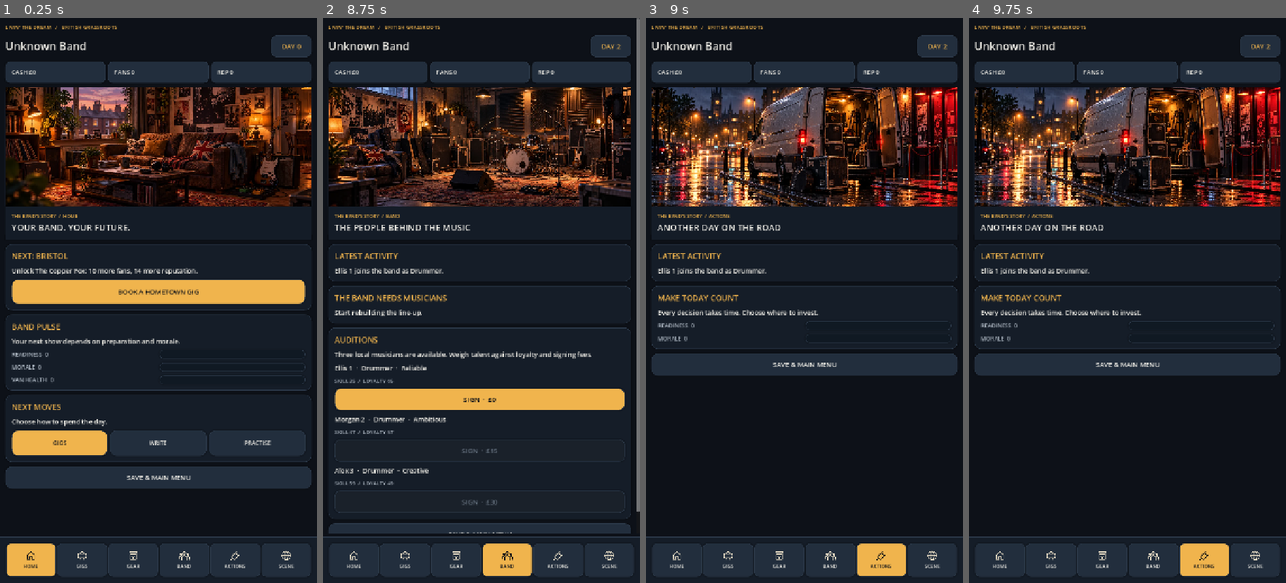
Above: before the commit, frames 1-4 (left to right).
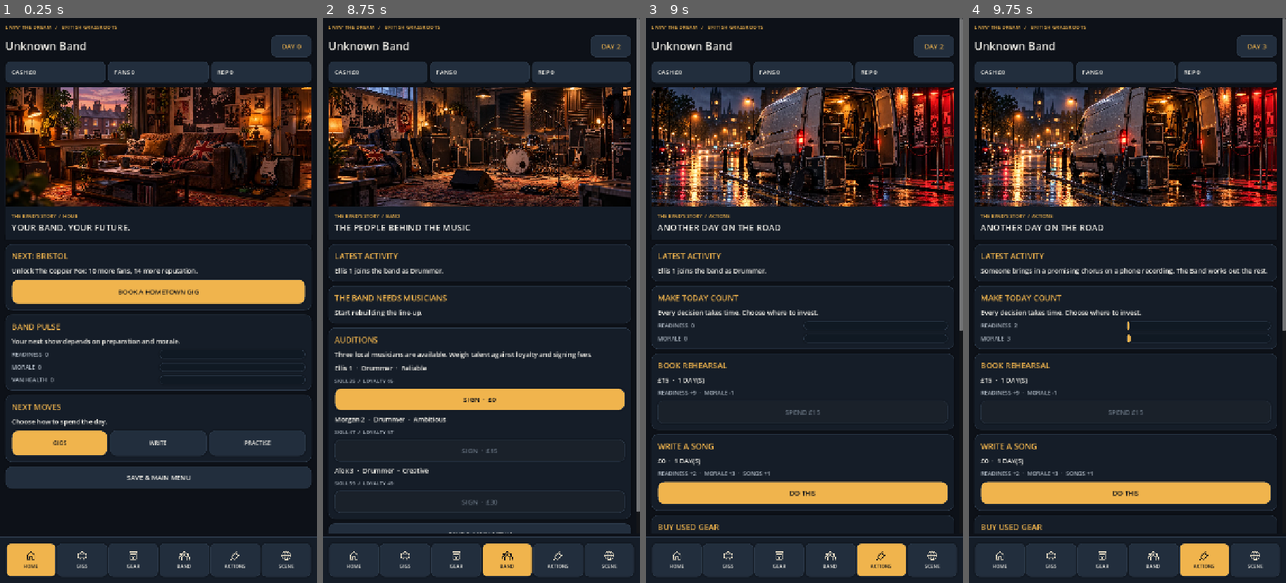
Above: after the commit, the same moments.

Repository: alimuir654-rgb/BandMaster
Game: Godot game, scene res://Scenes/CareerHub.tscn
Same seed, same stepped clock (60 frames per second), same inputs: the game is played once before the commit and once after it. This scene is started directly instead of the project's main scene.
Inputs (mouse positions are in pixels of both pictures, inside the frame that each line leads up to):
- Up to frame 1 (0.25 s): no input
- Up to frame 2 (8.75 s): click "BOOK A HOMETOWN GIG" at 0.5 s; click "GO TO AUDITIONS" at 1.25 s; click "SIGN · £0" at 2 s; click "SIGN · £0" at 2.75 s; click (354, 560) at 3.52 s; click "BOOK A HOMETOWN GIG" at 4.25 s; click "GO TO AUDITIONS" at 5 s; click (405, 560) at 5.77 s; click "GO TO AUDITIONS" at 6.5 s; click (456, 560) at 7.27 s; click (506, 560) at 8.02 s
- Up to frame 3 (9 s): click (880, 560) at 8.77 s
- Up to frame 4 (9.75 s): click (1124, 492) at 9.5 s, where only the run after the commit has a clickable "DO THIS"

Frames 1-2 are identical in both runs. In frame 3, 16% of the frame differs, in the area x 1-100%, y 0-91%; in frame 4, 16%.
Error before the commit: Parse Error: Could not preload resource script "res://Scripts/band_chemistry.gd". (res://Scripts/career_actions.gd:2)
Error after the commit: Invalid access to property or key 'band' on a base object of type 'Dictionary'. (res://Scripts/career_hub.gd:560)

Commit message:
fix: inline deterministic chemistry in career resolver to remove brittle script preload

Diff:
--- a/Scripts/career_actions.gd
+++ b/Scripts/career_actions.gd
@@ -1,5 +1,4 @@
 extends RefCounted
-const Chemistry = preload("res://Scripts/band_chemistry.gd")
 # Platform-neutral, deterministic action resolver. UI and future LLM only describe outcomes.
 const ACTIONS := {
     "rehearse": {"label": "BOOK REHEARSAL", "cost": 15, "days": 1, "readiness": 9, "morale": -1, "tension": 2},
@@ -39,7 +38,7 @@
     var counters: Dictionary = next.get("action_counters", {}).duplicate(true)
     counters[action_id] = int(counters.get(action_id, 0)) + 1
     next["action_counters"] = counters
-    next = Chemistry.work(next,action_id)
+    next = _apply_band_chemistry(next,action_id)
     var opportunity := _opportunity(next)
     var base_message := _flavour(action_id, int(counters[action_id]), str(next.get("band_name", "The band")))
     if not opportunity.is_empty():
@@ -78,3 +77,42 @@
     }
     var options: Array = variants.get(action_id, ["Another day in the music business."])
     return str(options[(times - 1) % options.size()])
+
+static func _apply_band_chemistry(state: Dictionary, action_id: String) -> Dictionary:
+ if not state.has("members") or not (action_id == "rehearse" or action_id == "songwrite"):
+  return state
+ var participants := 0
+ var extra_readiness := 0
+ var stress := 0
+ var traits := {
+  "reliable":[2,0,-1],"ambitious":[2,1,2],"creative":[0,3,0],
+  "laid-back":[0,1,-2],"perfectionist":[3,2,3],"restless":[-1,2,3]
+ }
+ var roster: Array = state.get("members",[])
+ for entry in roster:
+  if not entry is Dictionary:
+   continue
+  var member: Dictionary = entry
+  if str(member.get("life_status","active")) != "active":
+   continue
+  participants += 1
+  var effect: Array = traits.get(str(member.get("trait","")).to_lower(),[0,0,0])
+  extra_readiness += int(effect[0 if action_id == "rehearse" else 1])
+  stress += int(effect[2])
+  member["fatigue"] = clampi(int(member.get("fatigue",0)) + (6 if action_id == "rehearse" else 3),0,100)
+  member["skill"] = clampi(int(member.get("skill",50)) + (2 if action_id == "rehearse" else 0),0,100)
+  member["morale"] = clampi(int(member.get("morale",50)) + (1 if action_id == "songwrite" else -1),0,100)
+ if participants == 0:
+  return state
+ state["readiness"] = clampi(int(state.get("readiness",0)) + extra_readiness,0,100)
+ state["tension"] = clampi(int(state.get("tension",0)) + int(float(stress)/float(participants)),0,100)
+ var counters: Dictionary = state.get("band_work_counters",{}).duplicate(true)
+ counters[action_id] = int(counters.get(action_id,0))+1
+ state["band_work_counters"] = counters
+ if int(counters[action_id]) == 1:
+  var journal: Array = state.get("career_journal",[]).duplicate(true)
+  journal.append({"id":"work:"+action_id,"day":int(state.get("tour_day",1)),"title":"IN THE REHEARSAL ROOM" if action_id == "rehearse" else "THE FIRST WRITING SESSION","text":"The line-up begins finding its sound together.","kind":"band"})
+  while journal.size() > 80:
+   journal.pop_front()
+  state["career_journal"] = journal
+ return state
